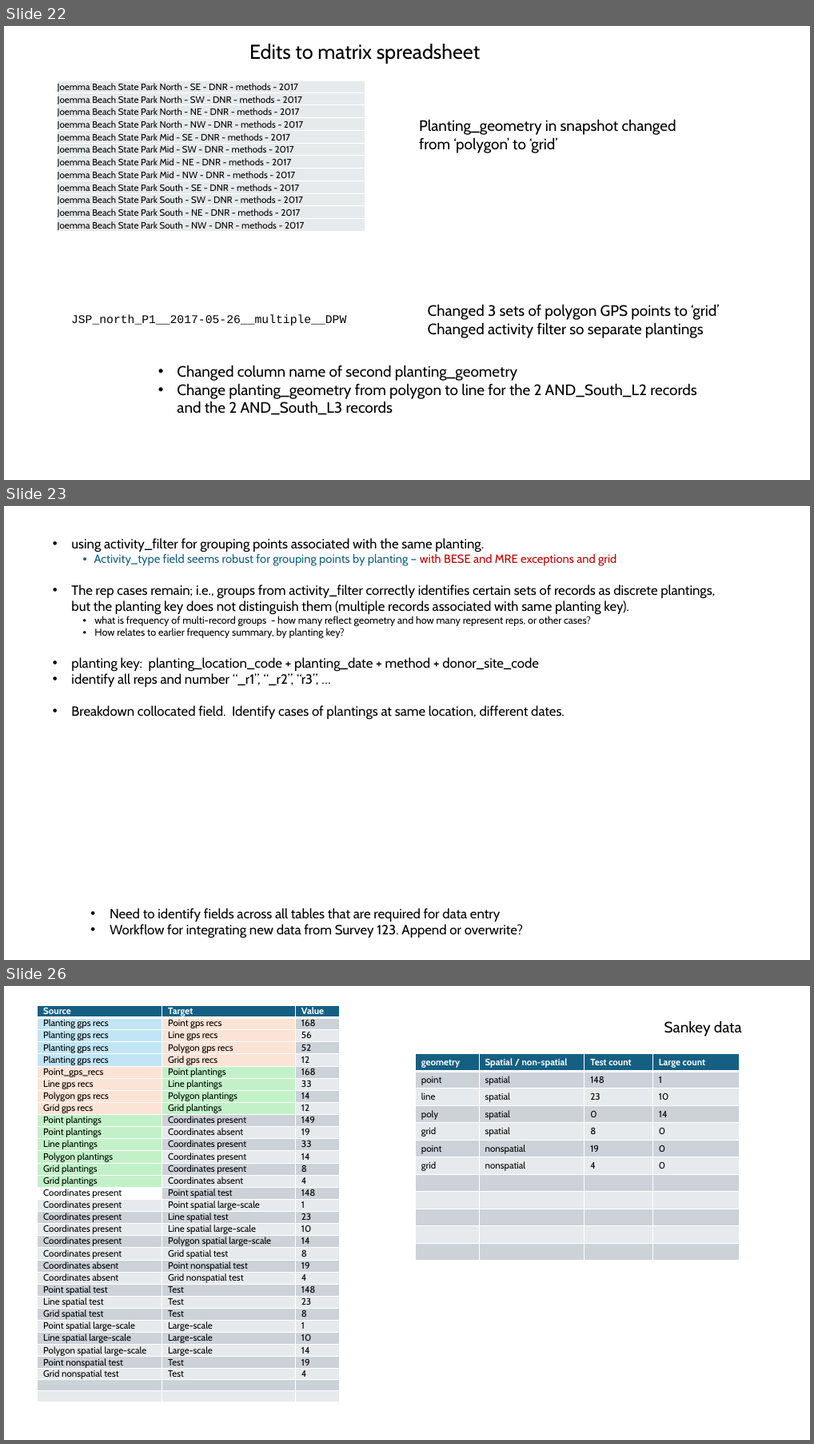
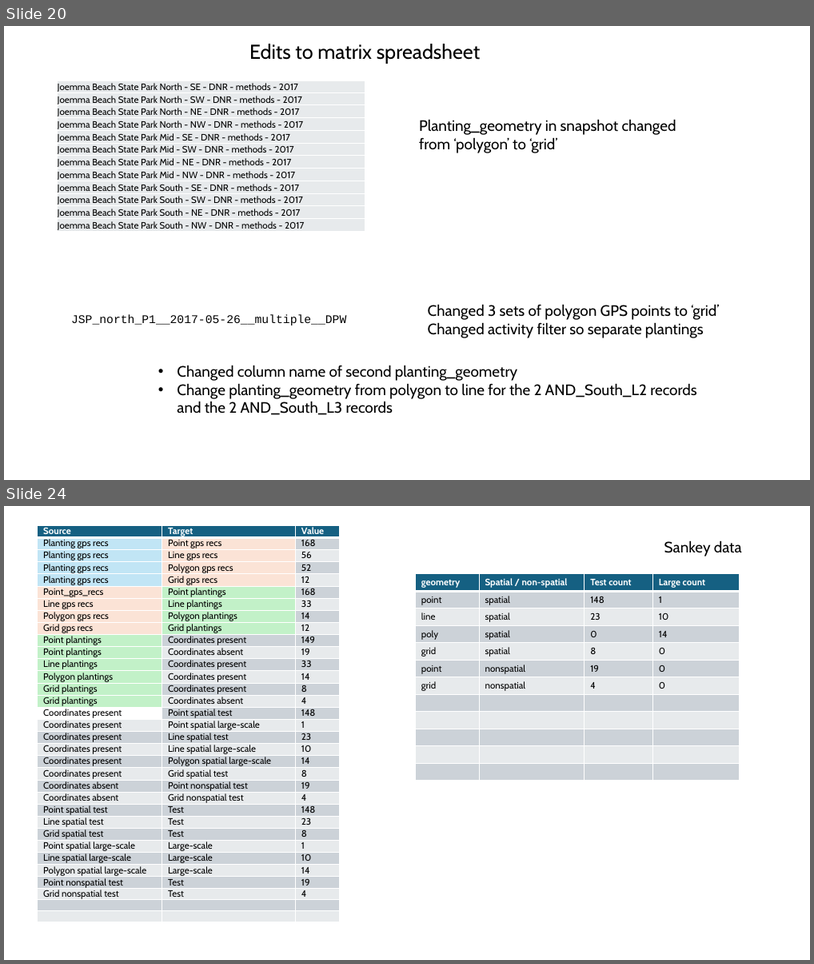
Before and after one commit to WA-Nearshore/seagrass-restoration-processing, a slide deck: docs/seagrass_restoration_storymap_notes.pptx. Shown one above the other, each under a label of ours: slides 22, 23 and 26 before the commit, slides 20 and 24 after it; the slides between them are not shown. The pictures are 814x1444 and 814x964 pixels, drawn with LibreOffice and Linux fonts; fonts in the diff are those of the drawing. Boxes give left, top, right and bottom in pixels: in the first picture for what was removed or moved away, otherwise in the second. Text is boxed around its words. In the diff, an @@ line names an element or a change of style, - is before the commit and + after.

Commit message:
Working in create donor tbls.

```diff
--- a/docs/seagrass_restoration_storymap_notes.pptx
+++ b/docs/seagrass_restoration_storymap_notes.pptx
@@ slide 23 removed at [4,506,810,960], background #FFFFFF @@
@@ text removed at [71,538,715,720] @@
-• using activity_filter for grouping points associated with the same planting.
-  • Activity_type field seems robust for grouping points by planting – with BESE and MRE exceptions and grid
-• The rep cases remain; i.e., groups from activity_filter correctly identifies certain sets of records as discrete plantings, but the planting key does not distinguish them (multiple records associated with same planting key).
-  • what is frequency of multi-record groups - how many reflect geometry and how many represent reps, or other cases?
-  • How relates to earlier frequency summary, by planting key?
-• planting key: planting_location_code + planting_date + method + donor_site_code
-• identify all reps and number “_r1”, “_r2”, “r3”, …
-• Breakdown collocated field. Identify cases of plantings at same location, different dates.
@@ text removed at [110,908,523,937] @@
-• Need to identify fields across all tables that are required for data entry
-• Workflow for integrating new data from Survey 123. Append or overwrite?
@@ what was slide 22 is now slide 20 @@
@@ what was slide 26 is now slide 24 @@
```
Also in this commit, not shown: 2 slides changed, 4 slides added, 5 other slides removed, 1 other file.
